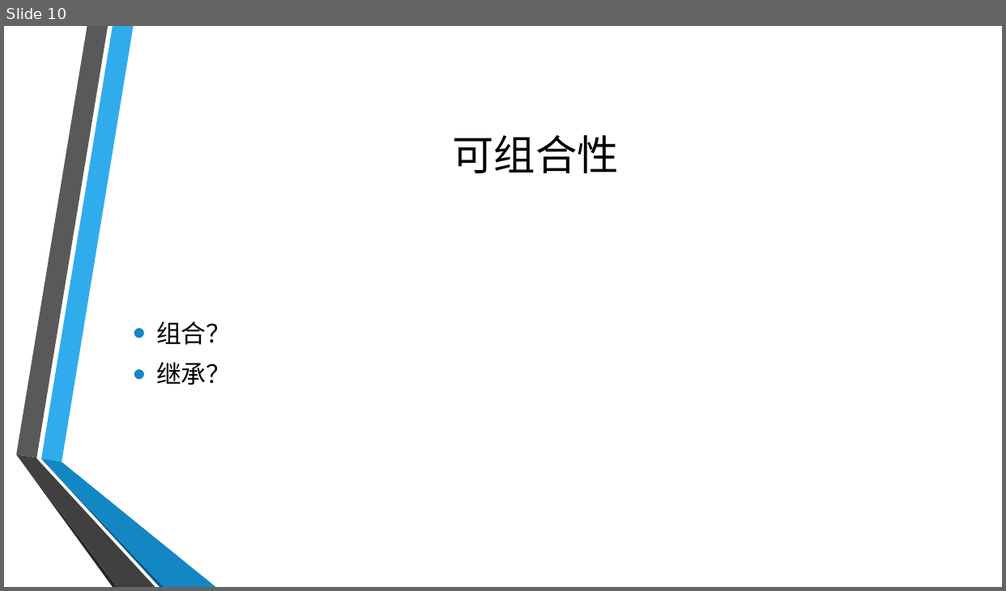
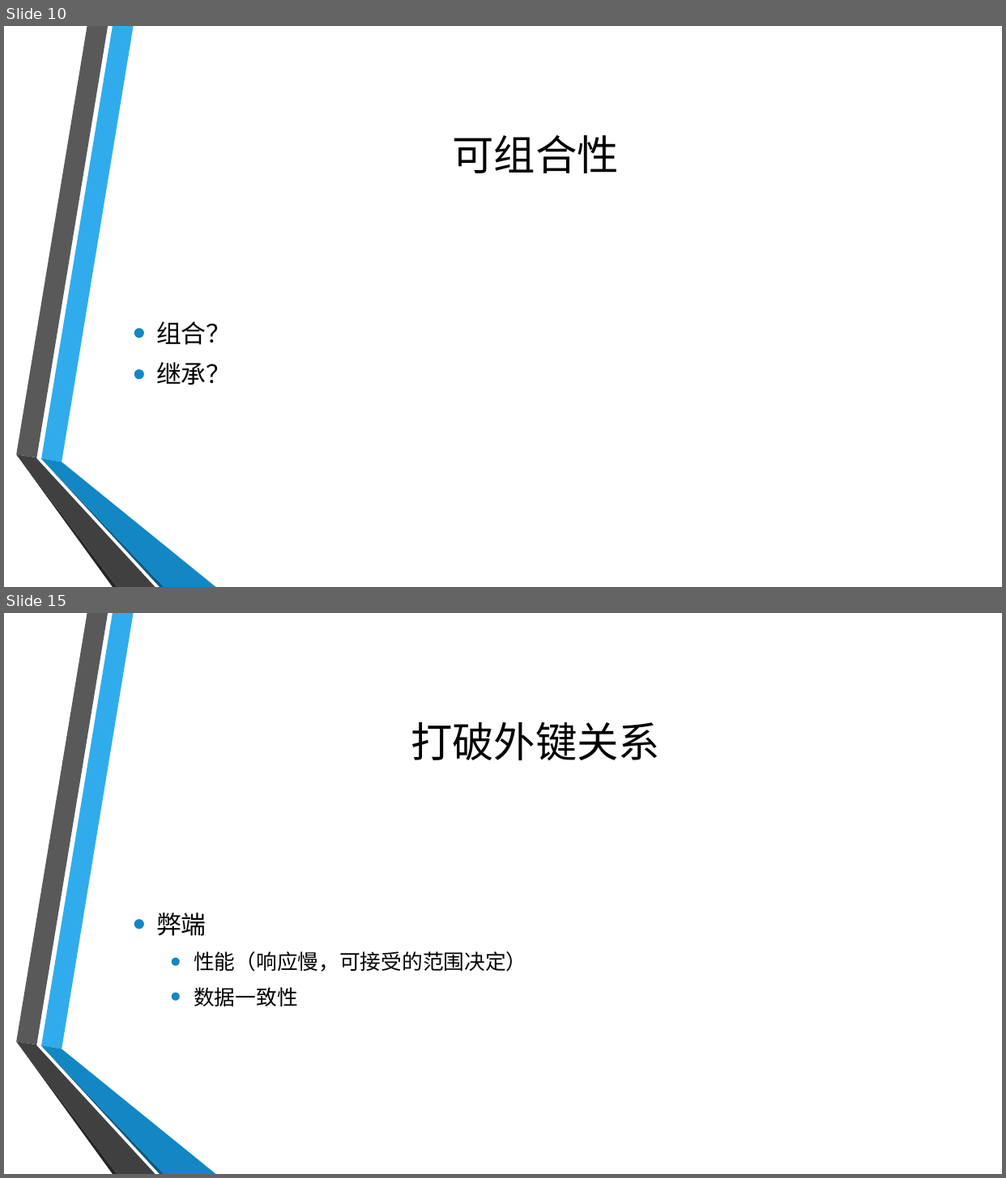
Before and after one commit to GloryXu/spring-cloud, a slide deck: Micro Service.pptx. Shown one above the other, each under a label of ours: slide 10 before the commit, slides 10 and 15 after it; the slides between them are not shown. The pictures are 1006x591 and 1006x1178 pixels, drawn with LibreOffice and Linux fonts; fonts in the diff are those of the drawing; background and template pictures are left out. Boxes give left, top, right and bottom in pixels: in the first picture for what was removed or moved away, otherwise in the second. Text is boxed around its words. In the diff, an @@ line names an element or a change of style, - is before the commit and + after.

```diff
--- a/Micro Service.pptx
+++ b/Micro Service.pptx
@@ slide 15 added at bbox=[4, 613, 1002, 1174], background picture (left out); not listed: 6 template elements that a slide beside it also shows @@
@@ title added at bbox=[411, 722, 660, 760], 40 pt, text #000000 @@
+打破外键关系
@@ text added at bbox=[156, 913, 526, 1007], 20 pt, text #000000 @@
+• 弊端
+  • 性能（响应慢，可接受的范围决定）
+  • 数据一致性
```
Also in this commit, not shown: 12 other slides added, 2 other files.
